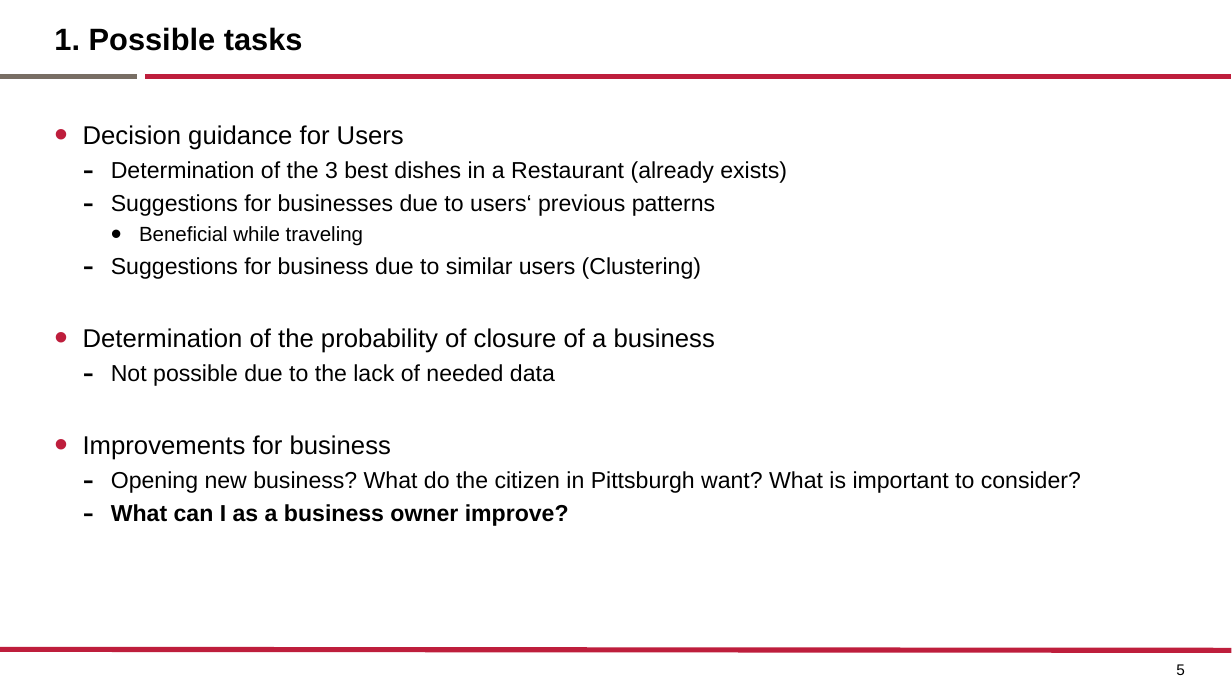
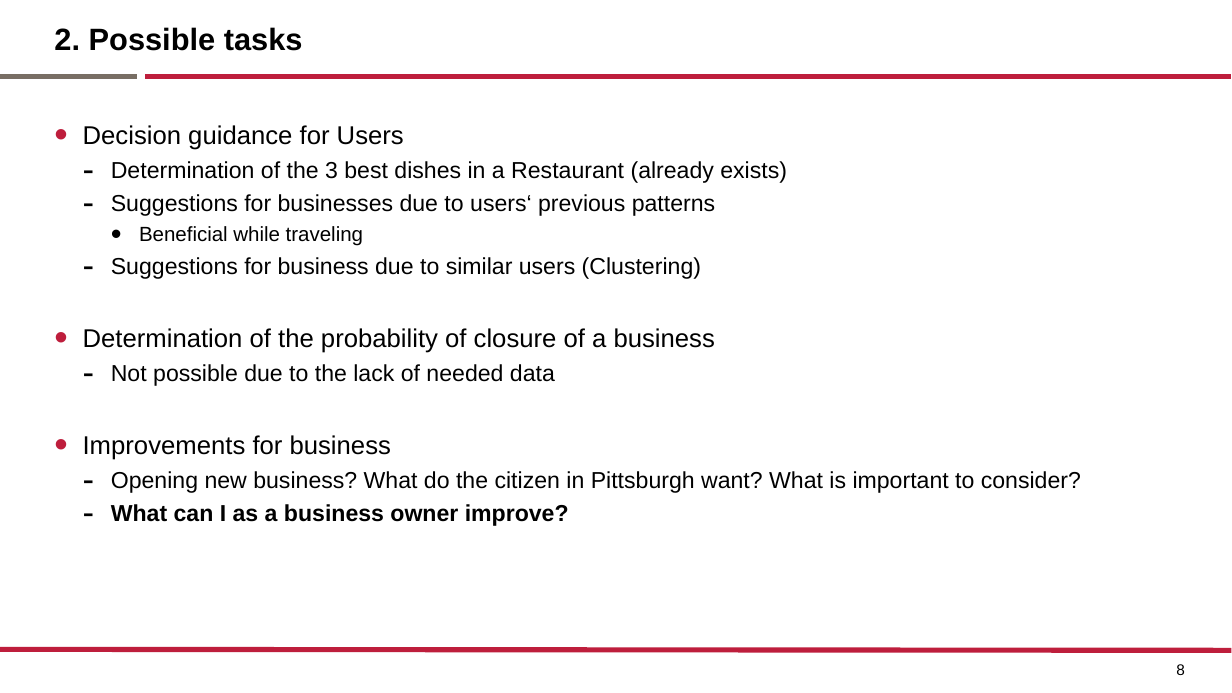
Before and after one commit to elviraPupka-Lipinski/Yelp_Analyzer, a slide deck: slide 8 of Presentation.pptx (slide 5 before the commit). Drawn at 1232x693 pixels with LibreOffice and Linux fonts; fonts in the diff are those of the drawing. Boxes give left, top, right and bottom in pixels: in the first picture for what was removed or moved away, otherwise in the second. Text is boxed around its words. In the diff, an @@ line names an element or a change of style, - is before the commit and + after.

```diff
--- a/Presentation.pptx
+++ b/Presentation.pptx
@@ title at <box>54,27,303,51</box>: text changed @@
-1. Possible tasks
+2. Possible tasks
@@ page number at <box>1176,664,1185,675</box>: text changed @@
-5
+8
```
Also in this commit, not shown: 7 other slides changed, 30 slides added, 4 slides removed, 4 other files.
